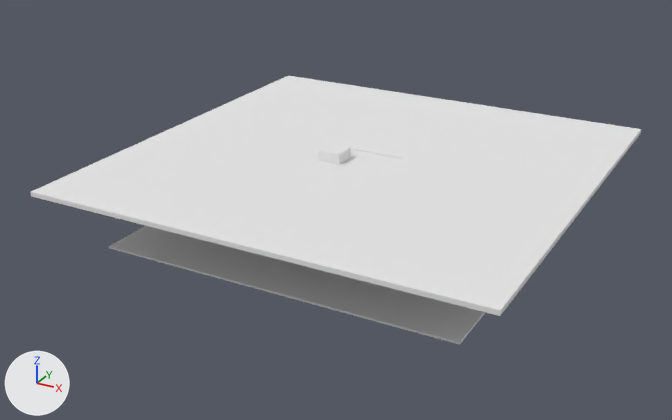
Two versions of the Blender file ressources/42_run_world.blend, one commit apart.
The view is the same before and after, from a camera (50 mm lens) standing at (88.7, -173.4, 85.6) and looking at (-4.1, -4.8, 1.2). Arrows for +X, +Y and +Z are at lower left; the lights stay in place.

The first picture shows 'CeilingBlock', 'FloorBlock'.
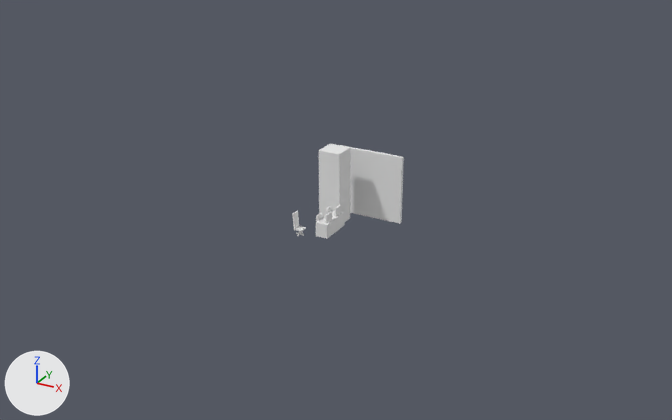
Where the change shows, as pixel boxes (x1, y1, x2, y2) in the pictures (672 x 420 px):
'CeilingBlock', hidden: before (31, 76, 641, 316)
'FloorBlock', hidden: before (109, 226, 485, 345)
'Chair_1', added: after (292, 211, 306, 237)
'BasicWall', unchanged, uncovered by the edit: before (341, 145, 404, 159); after (341, 145, 404, 224)
'ObstacleWall_1', unchanged, uncovered by the edit: before (319, 144, 351, 165); after (319, 144, 351, 222)

Edits to the bpy script that builds the scene:
```text
Add me_cube_005:
    me_cube_005.from_pydata(...)  # 58 vertices, 112 faces; spans x -1.23..1.0, y -0.94..0.94, z -1.05..4.06
Change ob_floorblock:
    add ob_floorblock.hide_viewport = True
Change ob_ceilingblock:
    add ob_ceilingblock.hide_viewport = True
Add ob_chair_1:
    ob_chair_1 = bpy.data.objects.new('Chair_1', me_cube_005)
    ob_chair_1.location = (-6.9, -16.0, 0.1)
```
